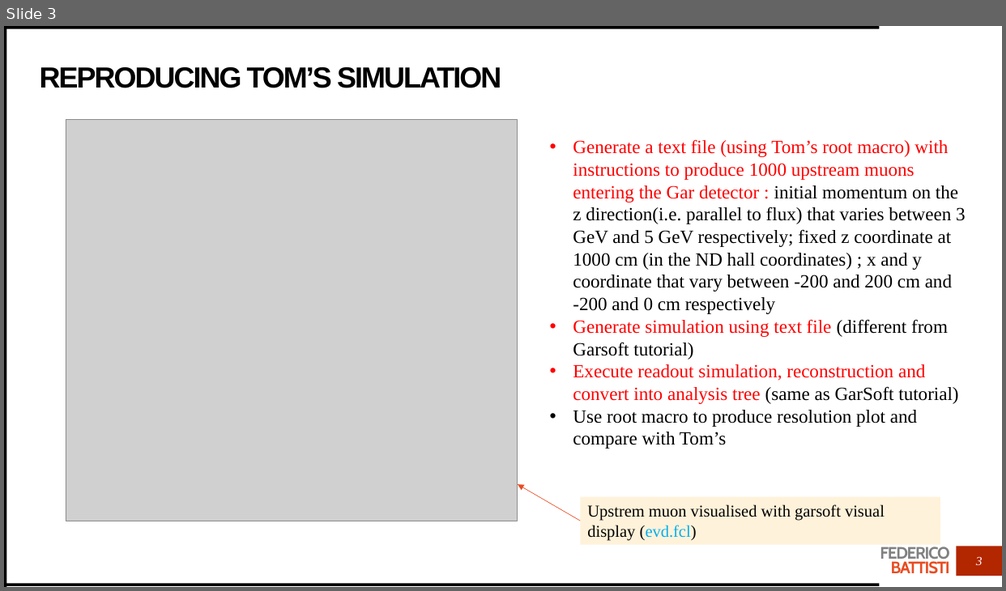
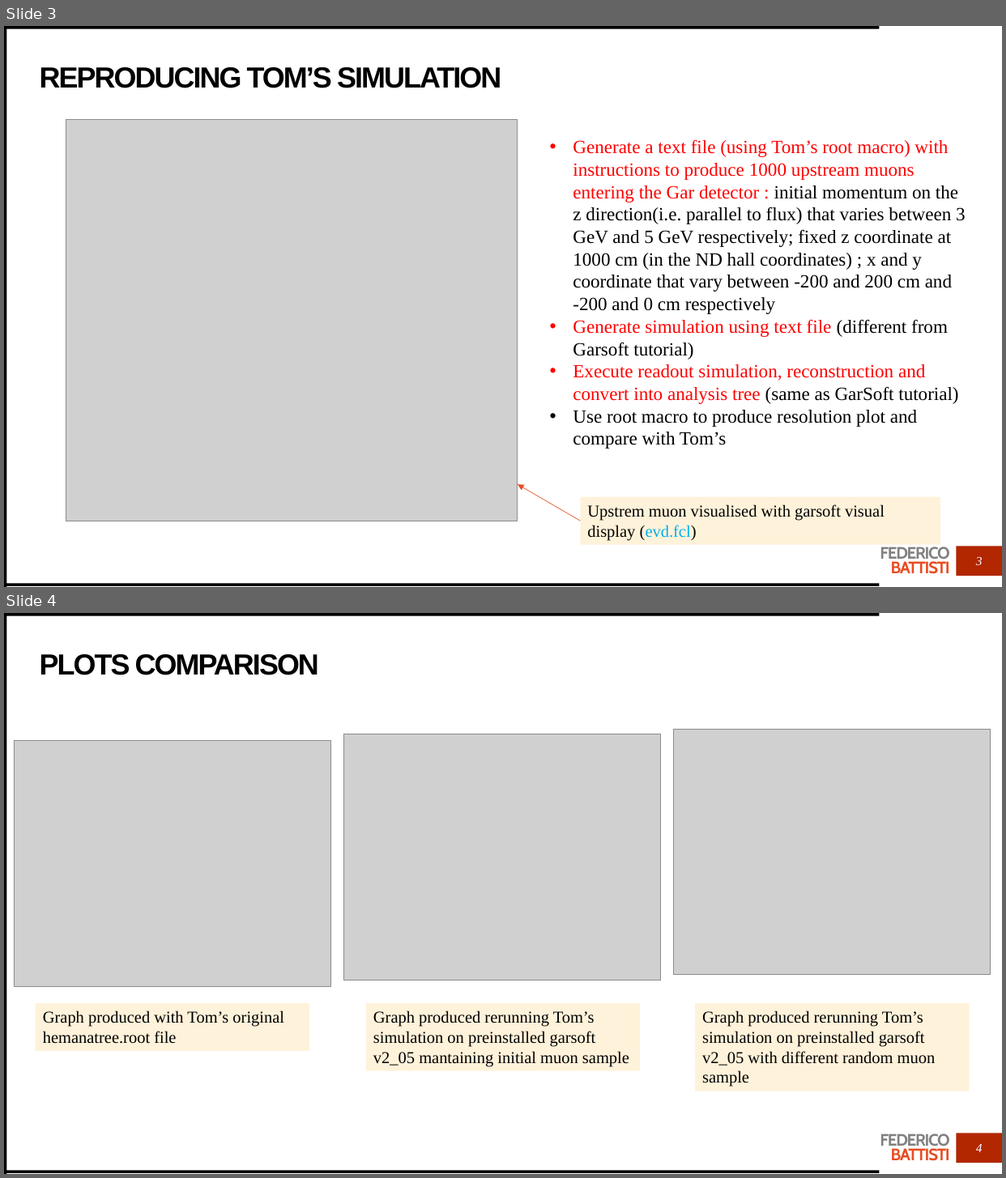
Before and after one commit to Trenchcoat95/OxfordCode, a slide deck: Simulation Exercise.pptx. Shown one above the other, each under a label of ours: slide 3 before the commit, slides 3 and 4 after it. The pictures are 1006x591 and 1006x1178 pixels, drawn with LibreOffice and Linux fonts; fonts in the diff are those of the drawing; grey boxes stand for pictures. Boxes give left, top, right and bottom in pixels: in the first picture for what was removed or moved away, otherwise in the second. Text is boxed around its words. In the diff, an @@ line names an element or a change of style, - is before the commit and + after.

Commit message:
First plots with garsoft v3

```diff
--- a/Simulation Exercise.pptx
+++ b/Simulation Exercise.pptx
@@ slide 4 added at (4, 613, 1002, 1174), background #FFFFFF; not listed: 5 template elements that a slide beside it also shows @@
@@ title added at (40, 654, 319, 675), 28 pt, text #000000, bold @@
+PLOTS COMPARISON
@@ picture added at (674, 729, 991, 974) @@
@@ picture added at (14, 741, 330, 986) @@
@@ picture added at (344, 735, 661, 980) @@
@@ rectangle added at (36, 1003, 309, 1051), fill #FFF2DA, 16 pt, text #000000 @@
+Graph produced with Tom’s original hemanatree.root file
@@ rectangle added at (366, 1003, 641, 1071), fill #FFF2DA, 16 pt, text #000000 @@
+Graph produced rerunning Tom’s simulation on preinstalled garsoft v2_05 mantaining initial muon sample
@@ rectangle added at (695, 1003, 969, 1092), fill #FFF2DA, 16 pt, text #000000 @@
+Graph produced rerunning Tom’s simulation on preinstalled garsoft v2_05 with different random muon sample
@@ page number added at (976, 1144, 982, 1152), 12 pt, text #FFFFFF, italic @@
+4
```
Also in this commit, not shown: 1 slide changed, 9 other slides added, 1 slide removed, 34 other files.
